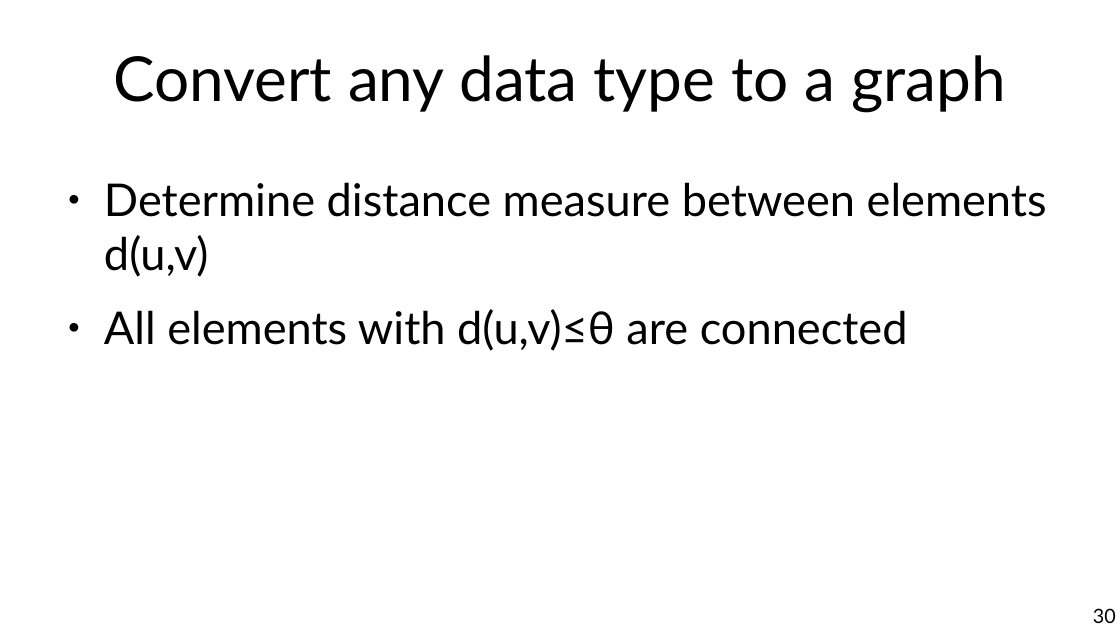
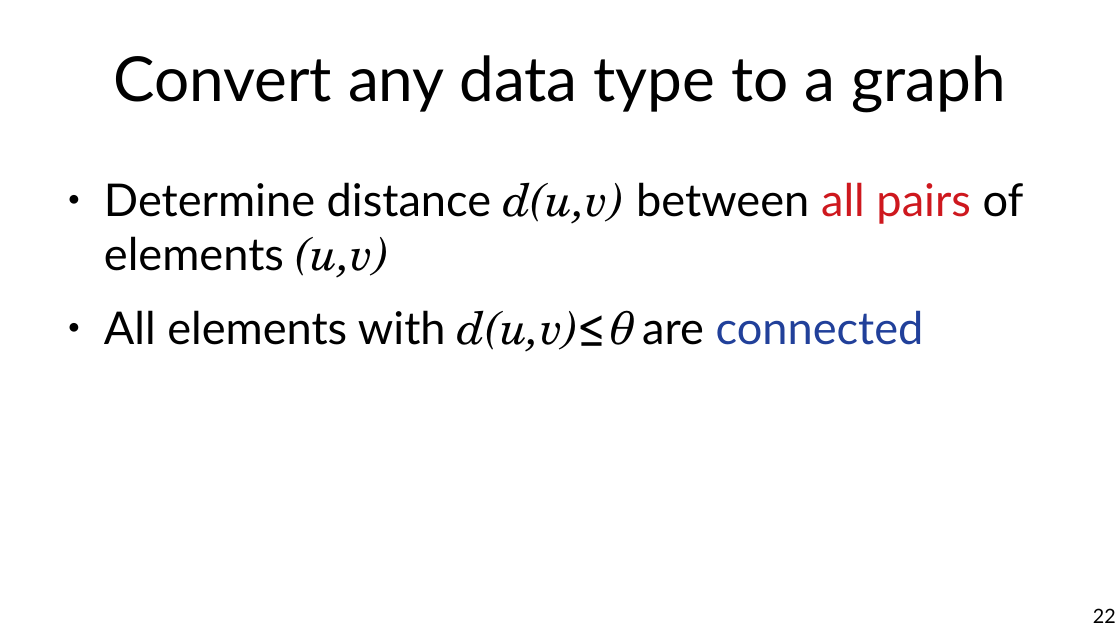
Before and after one commit to marco-calautti/data-mining-course, a slide deck: slide 22 of theory/tt02_data_preparation.odp (slide 30 before the commit). Drawn at 1120x630 pixels with LibreOffice and Linux fonts; fonts in the diff are those of the drawing. Boxes give left, top, right and bottom in pixels: in the first picture for what was removed or moved away, otherwise in the second. Text is boxed around its words. In the diff, an @@ line names an element or a change of style, - is before the commit and + after.

```diff
--- a/theory/tt02_data_preparation.odp
+++ b/theory/tt02_data_preparation.odp
@@ text at box(104, 182, 1024, 278): text changed @@
-● Determine distance measure between elements d(u,v)
+● Determine distance d(u,v) between all pairs of elements (u,v)
@@ text at box(104, 310, 924, 352): font Lato to TeX Gyre Schola, italic on in "d(u,v)≤θ"; text colour #000000 to #21409A in "connected" @@
@@ page number at box(1093, 608, 1116, 623): text changed @@
-30
+22
```
Also in this commit, not shown: 30 other slides changed, 8 slides added, 12 slides removed.
